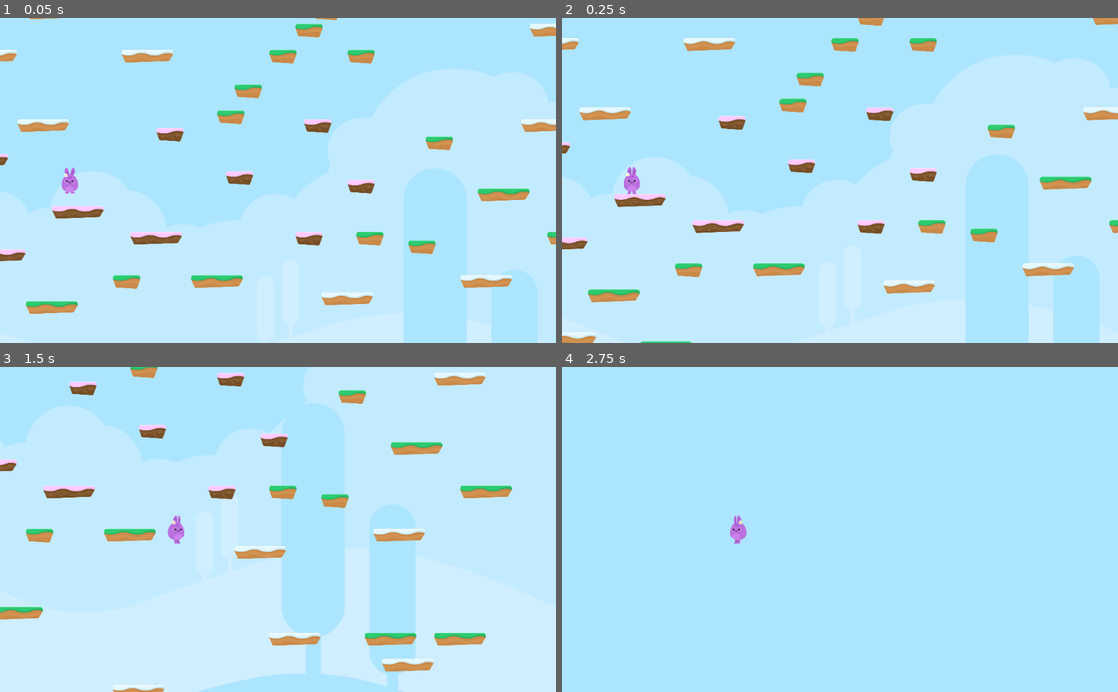
Above: before the commit, frames 1-4 (two rows, left to right).
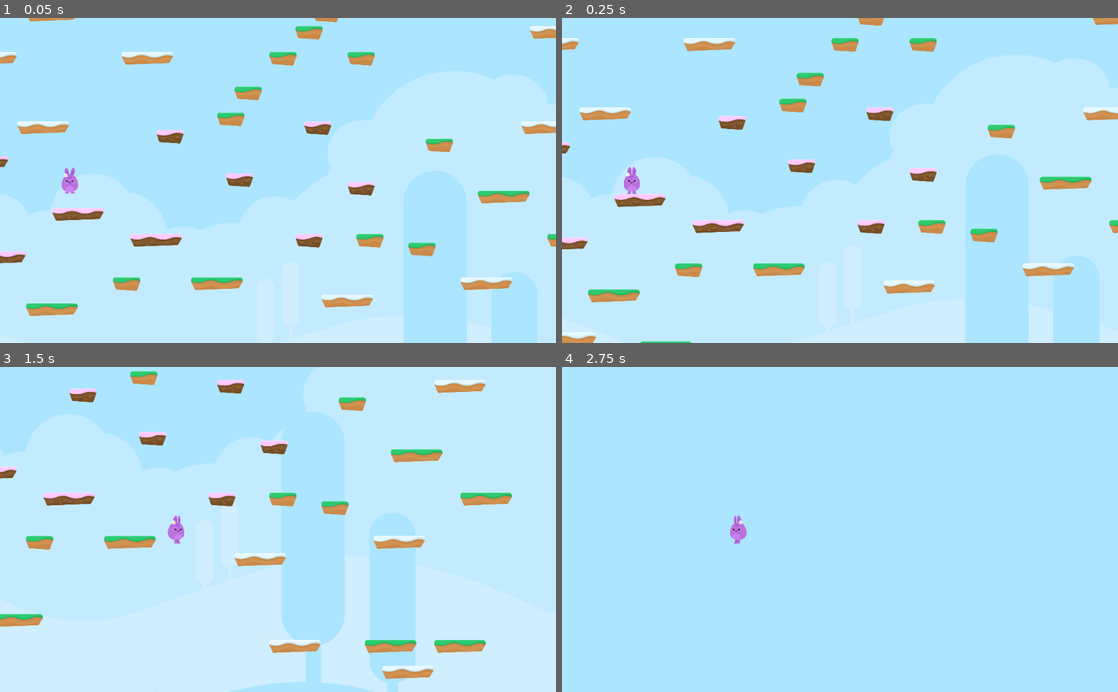
Above: after the commit, the same moments.

Repository: sandoche/Godot-learning-udemy
Game: Godot game, scene res://Levels/Level1.tscn
Same seed, same stepped clock (60 frames per second), same inputs: the game is played once before the commit and once after it.
Inputs:
- Up to frame 1 (0.05 s): no input
- Up to frame 2 (0.25 s): no input
- Up to frame 3 (1.5 s): tap Enter at 0.5 s; hold D (right) from 0.53 s (still down); tap Z (jump) at 0.77 s
- Up to frame 4 (2.75 s): tap Z (jump) at 1.52 s; release D (right) at 2.03 s; hold Q (left) from 2.03 s (still down)

The runs differ from the first frame. In frame 1, 4.4% of the frame differs, in the area x 0-100%, y 0-92%; in frame 2, less than 0.1%; in frame 3, 10%, in the area x 0-93%, y 0-100%; in frame 4, nothing differs.

Commit message:
:construction: Constants values reduced

Diff:
--- a/HoppyDays/Player/Player.gd
+++ b/HoppyDays/Player/Player.gd
@@ -3,9 +3,9 @@
 var motion = Vector2(0,0)
 
 const SPEED = 1500
-const GRAVITY = 300
+const GRAVITY = 150
 const UP = Vector2(0,-1)
-const JUMP_SPEED = 5000
+const JUMP_SPEED = 3500
 
 signal animate
 
--- a/HoppyDays/Player/PlayerAnimation.tscn
+++ b/HoppyDays/Player/PlayerAnimation.tscn
@@ -14,15 +14,15 @@
 "name": "idle",
 "speed": 5.0
 }, {
+"frames": [ ExtResource( 1 ), ExtResource( 4 ) ],
+"loop": true,
+"name": "walk",
+"speed": 10.0
+}, {
 "frames": [ ExtResource( 3 ) ],
 "loop": true,
 "name": "jump",
 "speed": 5.0
-}, {
-"frames": [ ExtResource( 1 ), ExtResource( 4 ) ],
-"loop": true,
-"name": "walk",
-"speed": 10.0
 } ]
 
 [node name="PlayerAnimation" type="AnimatedSprite"]
